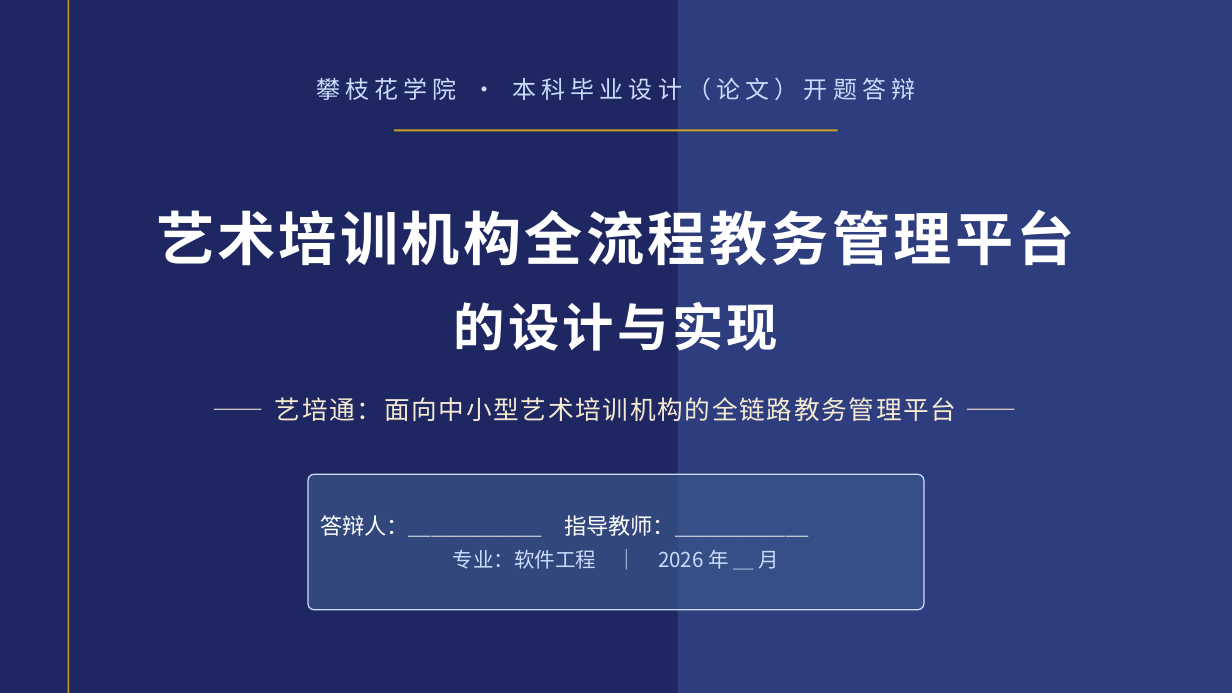
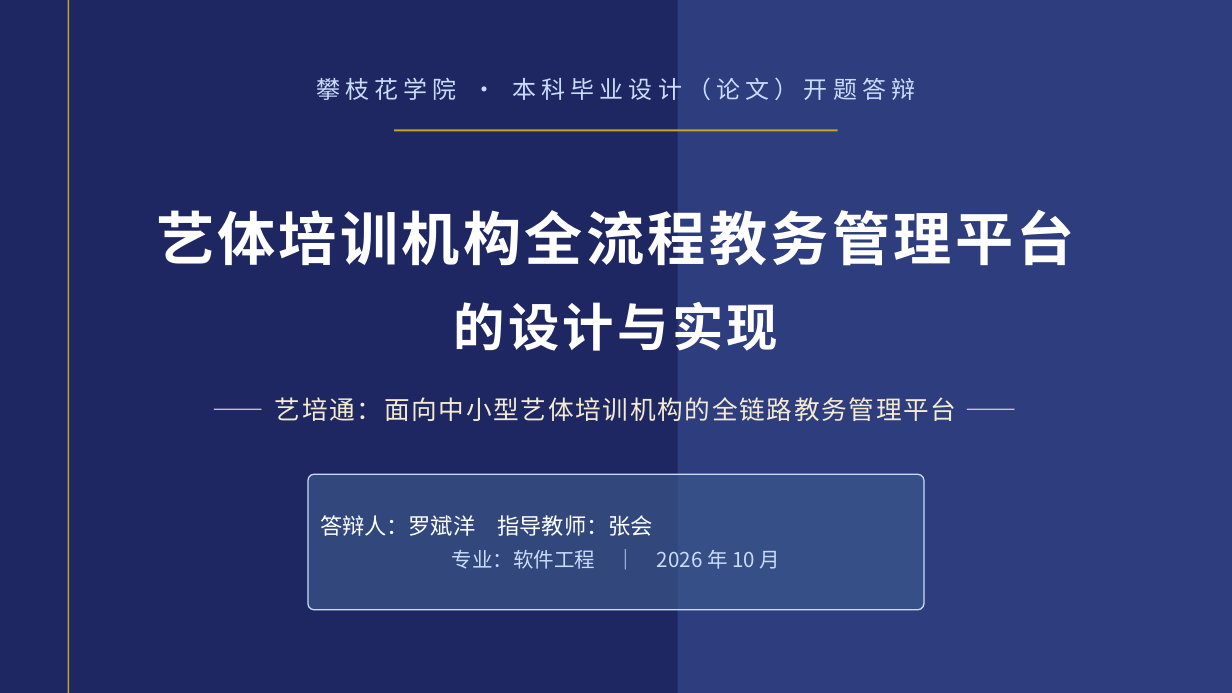
Before and after one commit to BYNekoNay/educational-administration, a slide deck: slide 1 of docs/defence/艺培通开题答辩.pptx. Drawn at 1232x693 pixels with LibreOffice and Linux fonts; fonts in the diff are those of the drawing. Boxes give left, top, right and bottom in pixels: in the first picture for what was removed or moved away, otherwise in the second. Text is boxed around its words. In the diff, an @@ line names an element or a change of style, - is before the commit and + after.

Commit message:
docs: 毕设文档更新——开题报告按新任务书（艺体）重写、新增文献综述与文献库、答辩材料同步

```diff
--- a/docs/defence/艺培通开题答辩.pptx
+++ b/docs/defence/艺培通开题答辩.pptx
@@ text at (156, 210, 1075, 266): text changed @@
-艺术培训机构全流程教务管理平台
+艺体培训机构全流程教务管理平台
@@ text at (275, 397, 957, 421): text changed @@
-—— 艺培通：面向中小型艺术培训机构的全链路教务管理平台 ——
+—— 艺培通：面向中小型艺体培训机构的全链路教务管理平台 ——
@@ text at (320, 515, 781, 569): text changed; size 13 to 12 pt; text colour #FFFFFF to #CADCFC @@
-答辩人：＿＿＿＿＿＿ 指导教师：＿＿＿＿＿＿
-专业：软件工程 ｜ 2026 年 ＿ 月
+答辩人：罗斌洋 指导教师：张会
+专业：软件工程 ｜ 2026 年 10 月
```
Also in this commit, not shown: 16 other slides changed, 1 slide added, 46 other files.
